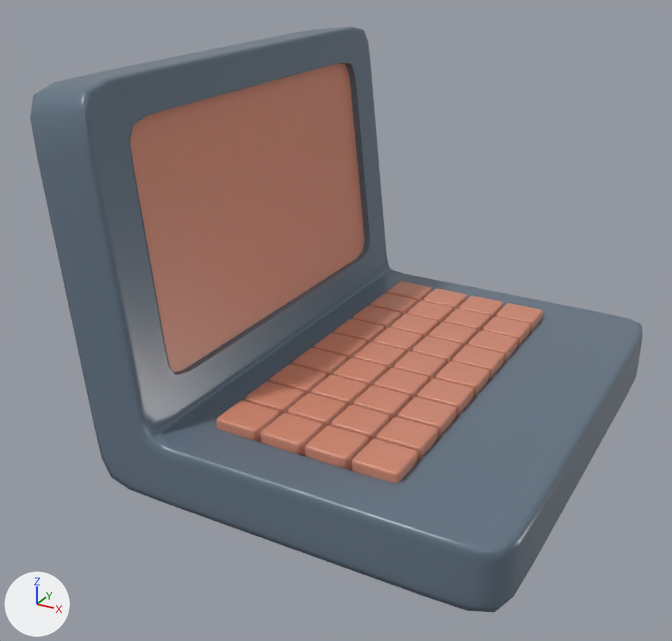
The glTF model public/laptop.glb: old version first, new version second.
One viewpoint serves both versions: a 50 mm lens placed at (2.4, -5.14, 2.73), pointed at (-0.25, -0.32, 0.32). Arrows for +X, +Y and +Z are at lower left; the lights stay in place.

Script lines for the objects in view, before the commit:
```python
mat_material_010 = principled_material('Material.010')
mat_material_010.base_color = (0.128, 0.177, 0.233)  # blue #647585
mat_material_010.roughness = 0.292
mat_material_011 = principled_material('Material.011')
mat_material_011.base_color = (0.65, 0.259, 0.17)  # beige #d38b73
mat_material_011.roughness = 0.369
me_cube_001 = bpy.data.meshes.new('Cube.001')
me_cube_001.from_pydata(...)  # 18158 vertices, 36144 faces; spans x -1.42..1.38, y -1.61..1.61, z -0.5..1.94
# faces by material slot: [4346, 31798]
me_cube_001.materials.append(mat_material_010)  # blue #647585
me_cube_001.materials.append(mat_material_011)  # beige #d38b73
ob_laptop = bpy.data.objects.new('laptop', me_cube_001)
ob_laptop.location = (0.0, 0.0, 0.0)
```
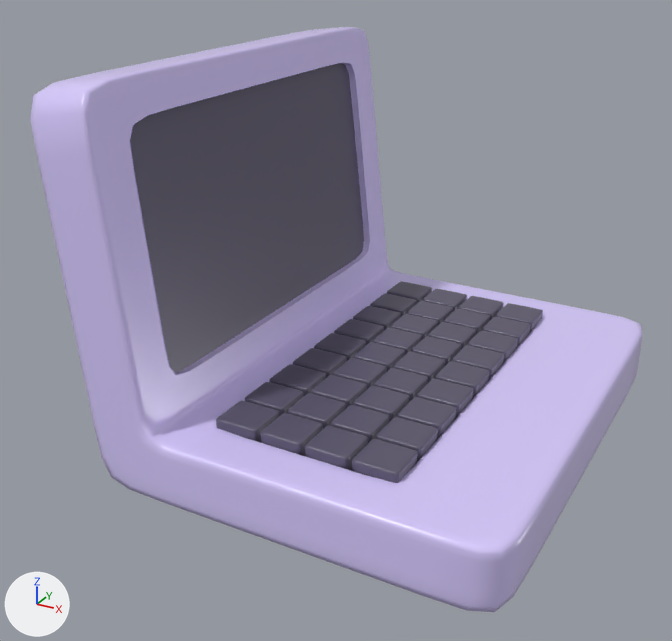
The newer file is also turned or shifted as a whole; pictures and numbers use the older file's frame.

Changed parts and their boxes [x1, y1, x2, y2] in the pictures (672 x 641 px):
'laptop', recoloured
    both: [30, 27, 643, 612]

The change in detail:
Material 'Material.010' (mat_material_010) changes colour from blue #647585 to purple #d9ccff; in linear values from (0.128, 0.177, 0.233) to (0.694, 0.604, 1.0).
Material 'Material.011' (mat_material_011) changes colour from beige #d38b73 to dark blue #5c576d; in linear values from (0.65, 0.259, 0.17) to (0.108, 0.0954, 0.152).
